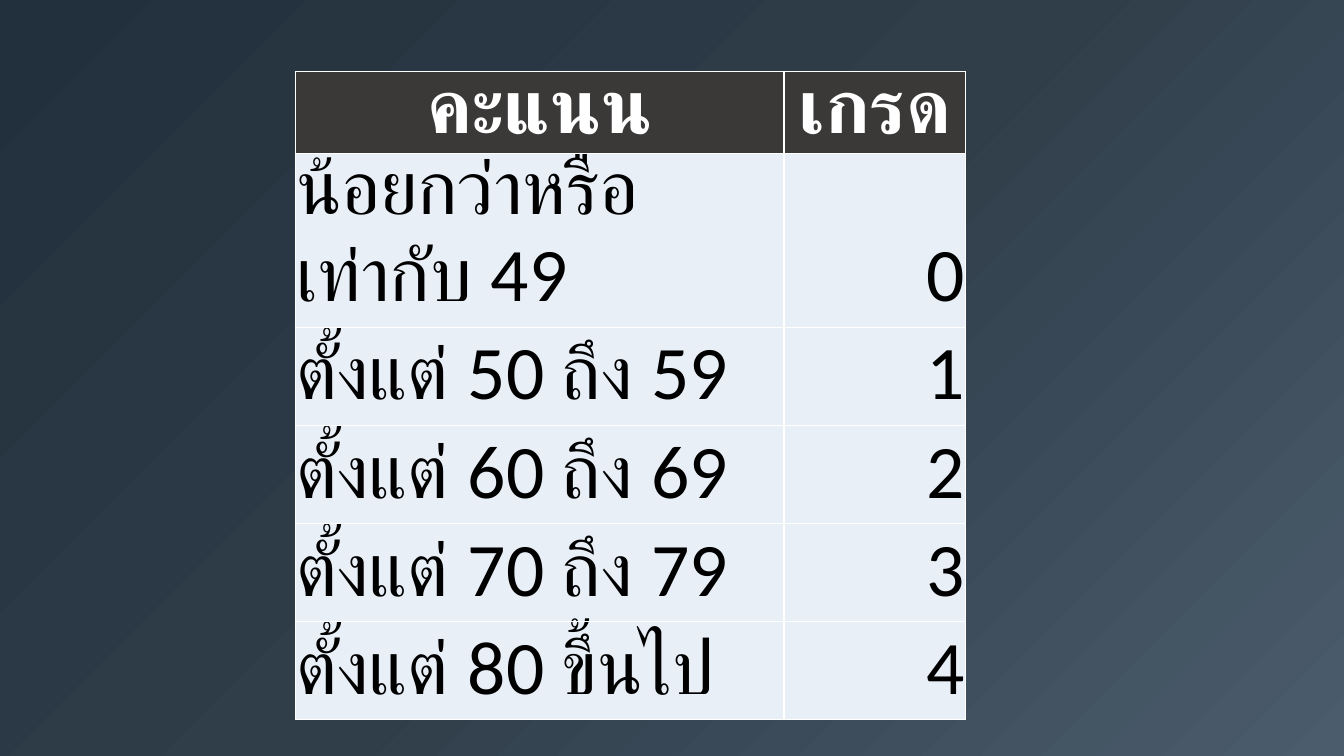
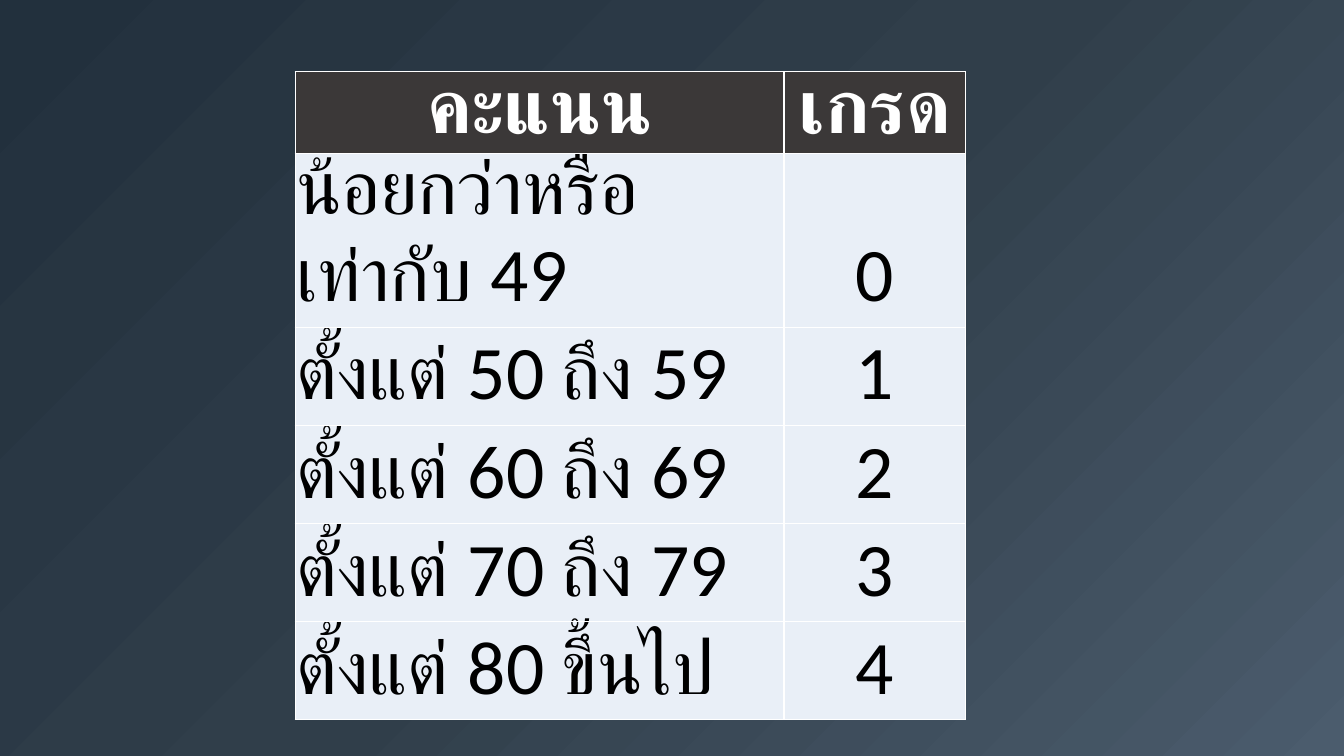
Before and after one commit to iamcmnut/moonlight-academy, a slide deck: slide 47 of course/Programming.for.Noobs/episode_5.0/ep5_presentation.pptx. Drawn at 1344x756 pixels with LibreOffice and Linux fonts; fonts in the diff are those of the drawing. Boxes give left, top, right and bottom in pixels: in the first picture for what was removed or moved away, otherwise in the second. Text is boxed around its words. In the diff, an @@ line names an element or a change of style, - is before the commit and + after.

```diff
--- a/course/Programming.for.Noobs/episode_5.0/ep5_presentation.pptx
+++ b/course/Programming.for.Noobs/episode_5.0/ep5_presentation.pptx
@@ table at <box>295,72,966,699</box> @@
@@ alignment right to centre @@
```
Also in this commit, not shown: 1 other slide changed, 1 other file.
